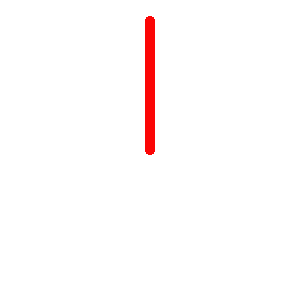
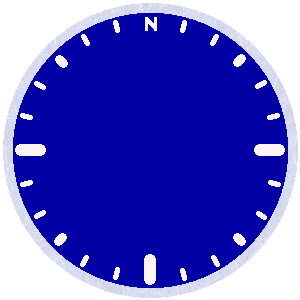
Revision of a layered 300 × 300 image; what changed, layer by layer:
removed layer "red arrow" over [145,16,155,155]
renamed "lines" to "Layer #2", showed it, moved it in the stack, painted on it over [3,3,298,298]
added layer (unnamed layer) above "Layer #1" over [145,17,157,32]
added layer "Layer #1" above "Layer copy #6" over [141,15,159,46]
added layer "Layer copy #6" above "Layer copy #5" over [20,20,281,281]
added layer "Layer copy #5" above "Layer copy #3" over [54,54,246,246]
added layer "Layer copy #4" above "Layer copy #2" over [15,15,285,285]
added layer "Layer" above "Background" over [3,3,298,298]
renamed "big star" to "Background", showed it, painted on it over [20,20,280,280]
